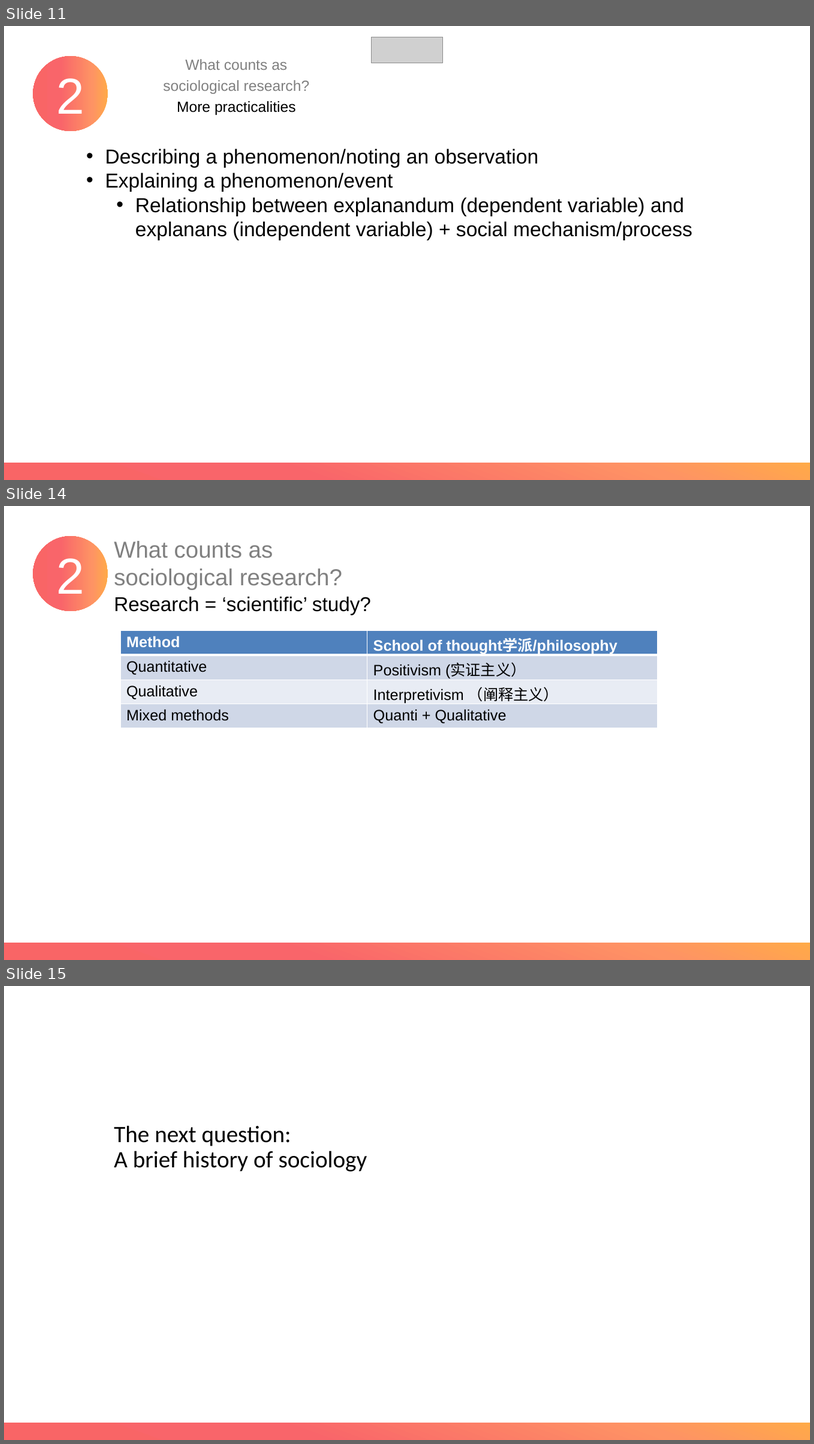
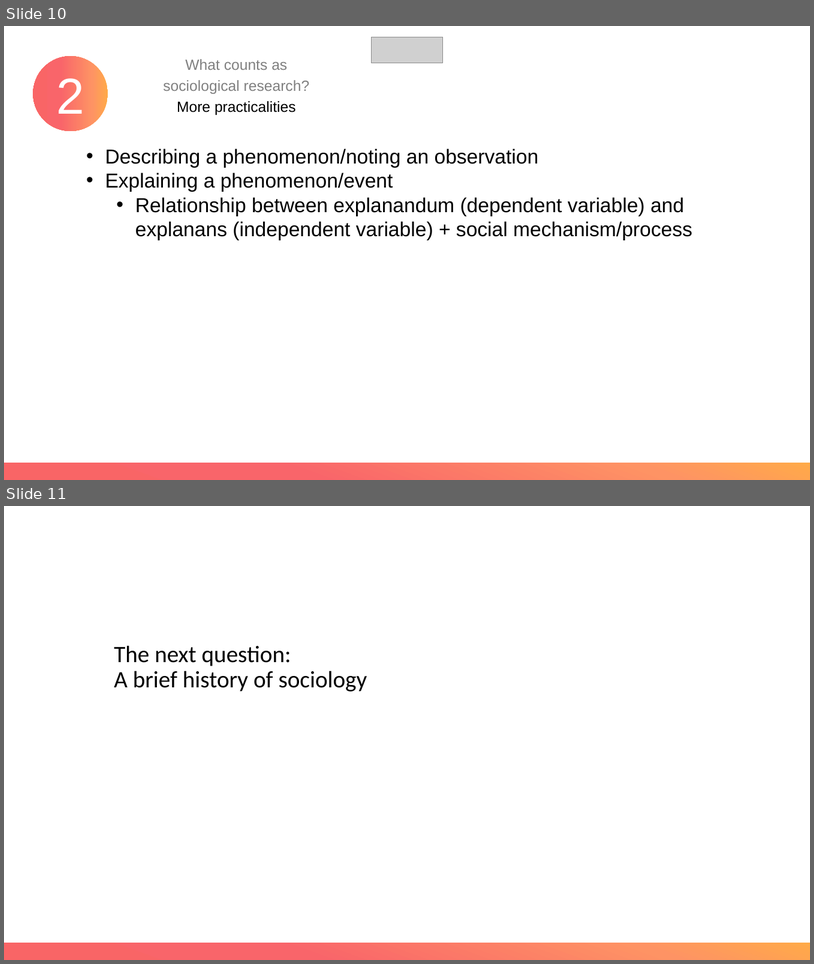
Before and after one commit to XueWenSYan/Intro_to_sociology, a slide deck: Meetings 1 & 2.pptx. Shown one above the other, each under a label of ours: slides 11, 14 and 15 before the commit, slides 10 and 11 after it; the slides between them are not shown. The pictures are 814x1444 and 814x964 pixels, drawn with LibreOffice and Linux fonts; fonts in the diff are those of the drawing; grey boxes stand for pictures. Boxes give left, top, right and bottom in pixels: in the first picture for what was removed or moved away, otherwise in the second. Text is boxed around its words. In the diff, an @@ line names an element or a change of style, - is before the commit and + after.

```diff
--- a/Meetings 1 & 2.pptx
+++ b/Meetings 1 & 2.pptx
@@ slide 14 removed at (x1=4, y1=506, x2=810, y2=960), background #FFFFFF @@
@@ ellipse removed at (x1=33, y1=536, x2=108, y2=611) @@
-2
@@ text removed at (x1=114, y1=541, x2=371, y2=615) @@
-What counts as
-sociological research?
-Research = ‘scientific’ study?
@@ table removed at (x1=121, y1=631, x2=659, y2=728), 4 rows, 2 columns @@
-Method | School of thought学派/philosophy
-Quantitative | Positivism (实证主义）
-Qualitative | Interpretivism （阐释主义）
-Mixed methods | Quanti + Qualitative
@@ rectangle removed at (x1=4, y1=942, x2=810, y2=960) @@
@@ what was slide 11 is now slide 10 @@
@@ what was slide 15 is now slide 11 @@
```
Also in this commit, not shown: 5 other slides removed, 1 other file.
